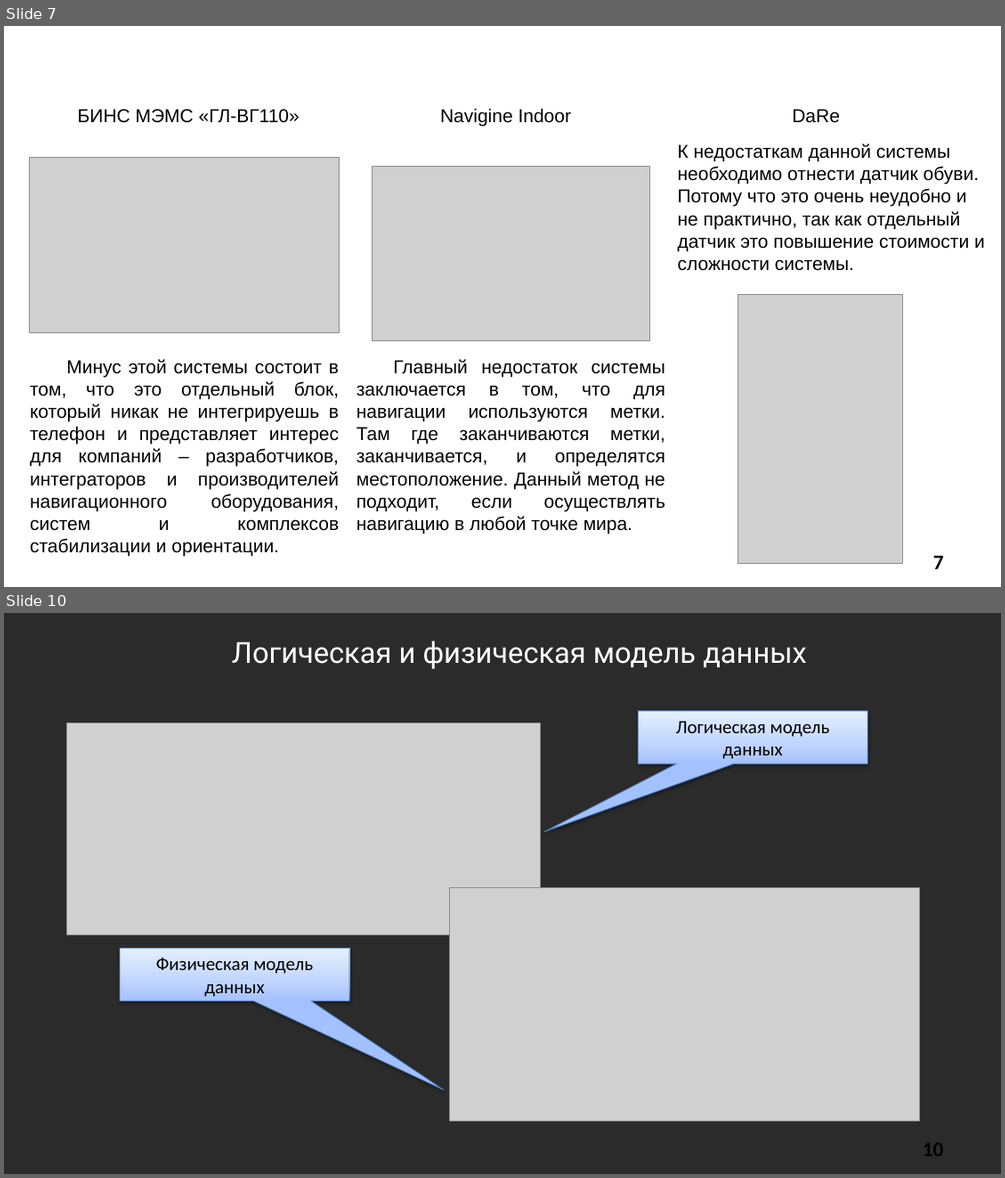
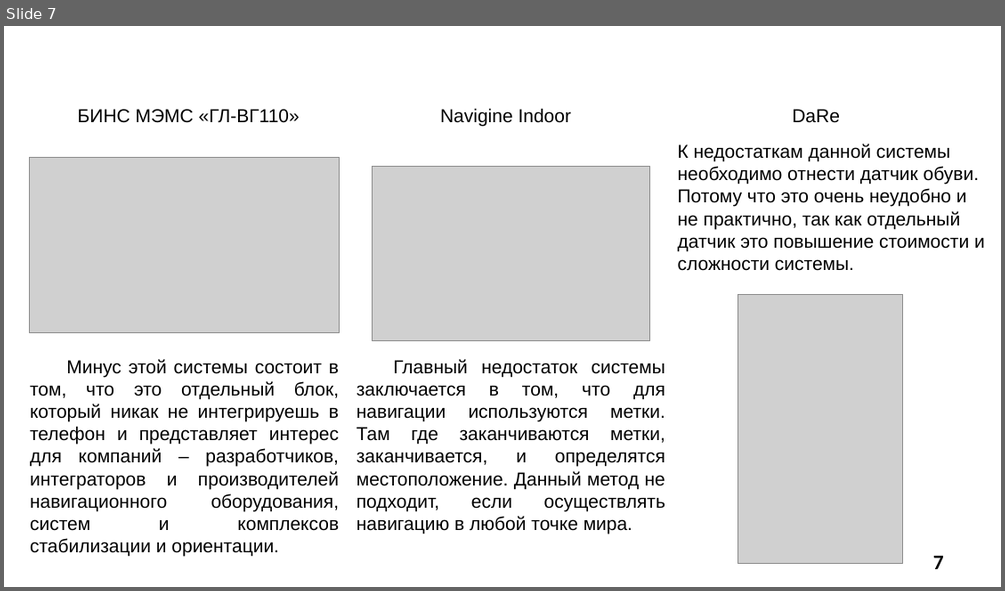
Before and after one commit to SonicRun/DiplomMaga, a slide deck: Mavlyutov_V_D_prezentatsia.pptx. Shown one above the other, each under a label of ours: slides 7 and 10 before the commit, slide 7 after it; the slides between them are not shown. The pictures are 1005x1178 and 1005x591 pixels, drawn with LibreOffice and Linux fonts; fonts in the diff are those of the drawing; grey boxes stand for pictures; background and template pictures are left out; a plain dark background stands for a picture behind light text. Boxes give left, top, right and bottom in pixels: in the first picture for what was removed or moved away, otherwise in the second. Text is boxed around its words. In the diff, an @@ line names an element or a change of style, - is before the commit and + after.

```diff
--- a/Mavlyutov_V_D_prezentatsia.pptx
+++ b/Mavlyutov_V_D_prezentatsia.pptx
@@ slide 10 removed at (4,613,1001,1174), background picture (left out) @@
@@ text removed at (232,641,807,669) @@
-Логическая и физическая модель данных
@@ speech box removed at (638,711,867,764) @@
-Логическая модель данных
@@ picture removed at (67,723,540,934) @@
@@ picture removed at (450,887,919,1120) @@
@@ speech box removed at (120,948,349,1001) @@
-Физическая модель данных
@@ page number removed at (922,1143,944,1156) @@
-10
```
Also in this commit, not shown: 8 slides changed, 1 other slide removed, 2 other files.
